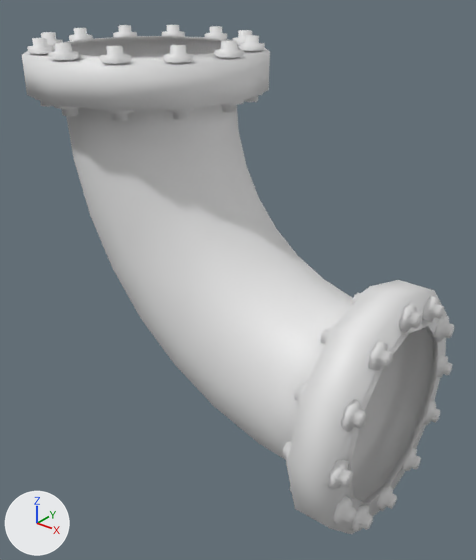
Two versions of the FBX model TempoAction/Assets/Others/Background/BGDummy/LBH/Mesh/Pipe/M_PipeModularCurve001.fbx, one commit apart.
Rendered twice from a camera (50 mm lens) standing at (2.24, -2.65, 2.67) and looking at (0.11, 0.01, 1.02). The axes (+X, +Y, +Z) are drawn at lower left. The lights are the same throughout. Materials are left out; every surface is plain grey. Where no turn or scale is listed for an object, it has been applied to the vertices.

Objects in the first picture: 'M_PipeModularCurve001'.
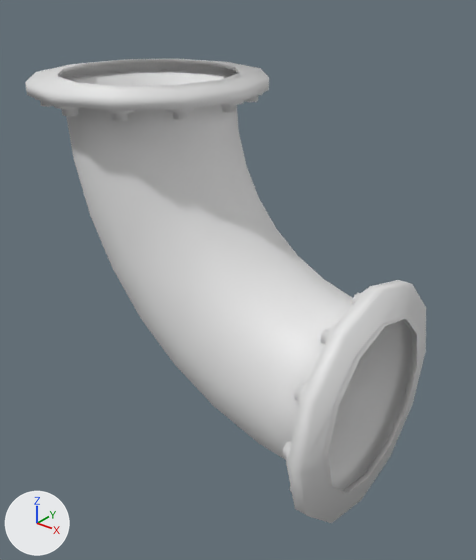
The edits, one by one:
me_mesh is used by ob_m_pipemodularcurve001; location (0.0, 0.0, 1.089).
me_mesh had 1404 vertices, 1344 faces and spanned x -1.17..1.2, y -0.66..0.66, z -1.17..1.22.
me_mesh now has 804 vertices, 768 faces and spans x -1.17..1.05, y -0.66..0.66, z -1.17..1.04.
me_mesh part 1: 24 loose pieces with 600 vertices, spanning x -1.13..1.2, y -0.63..0.63, z -1.14..1.22, are deleted.
Part 2, on me_mesh:
24 vertices in x -1.17..0.16, y -0.66..0.66, z 1.15 move by (0.0, 0.0, -0.14).
12 vertices in x -1.01..0.0, y -0.5..0.5, z 1.17 move by (0.0, 0.0, -0.13).
Part 3, on me_mesh:
36 vertices in x 1.14..1.17, y -0.66..0.66, z -1.17..0.16 move by (-0.12, 0.0, 0.0).

What differs and where, as boxes [x1, y1, x2, y2] in the pictures (476 x 560 px; the box of a moved part takes in the faces that stretch with it):
'M_PipeModularCurve001', reshaped (7% narrower, 9% shorter)
    before: [22, 25, 454, 534]
    after: [25, 59, 426, 523]
part 1 of me_mesh, deleted
    before: [27, 25, 454, 532]
part 2 of me_mesh, moved or reshaped
    before: [22, 36, 270, 111]
    after: [25, 59, 269, 111]
part 3 of me_mesh, moved or reshaped
    before: [287, 280, 447, 534]
    after: [287, 280, 426, 523]
